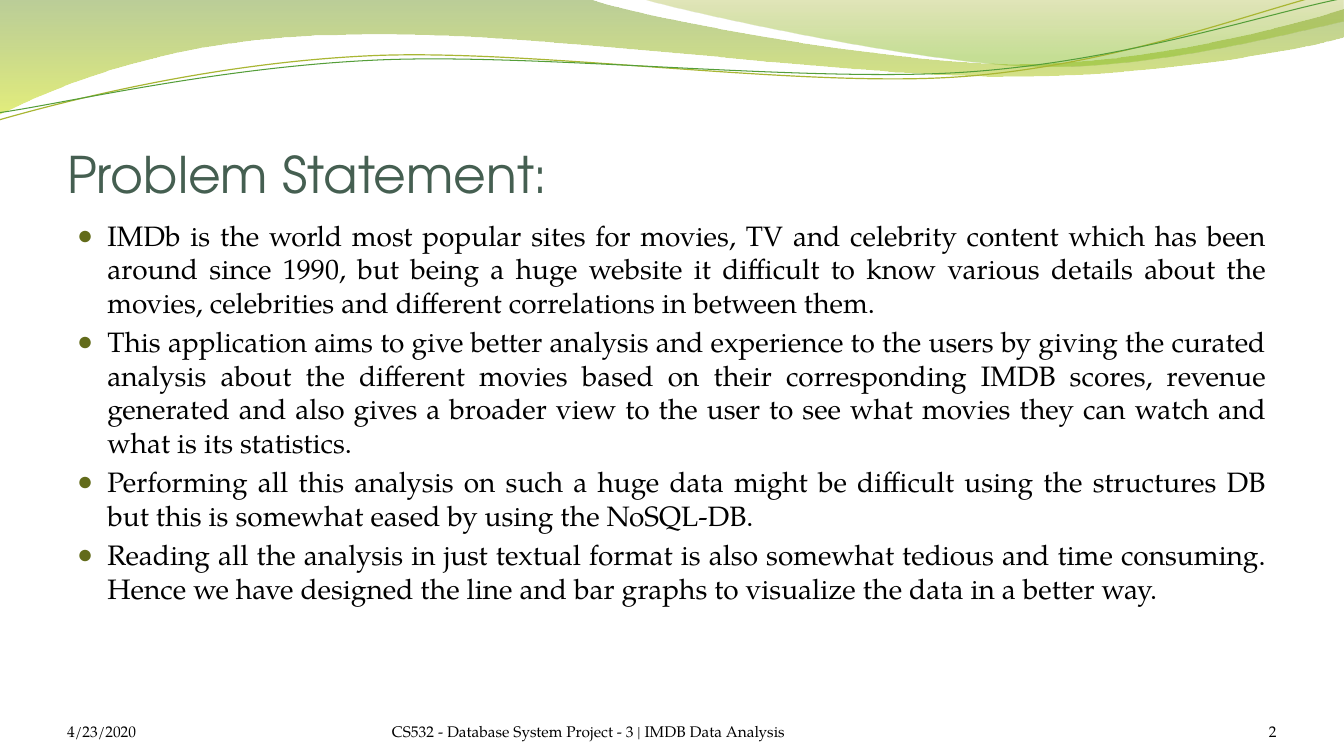
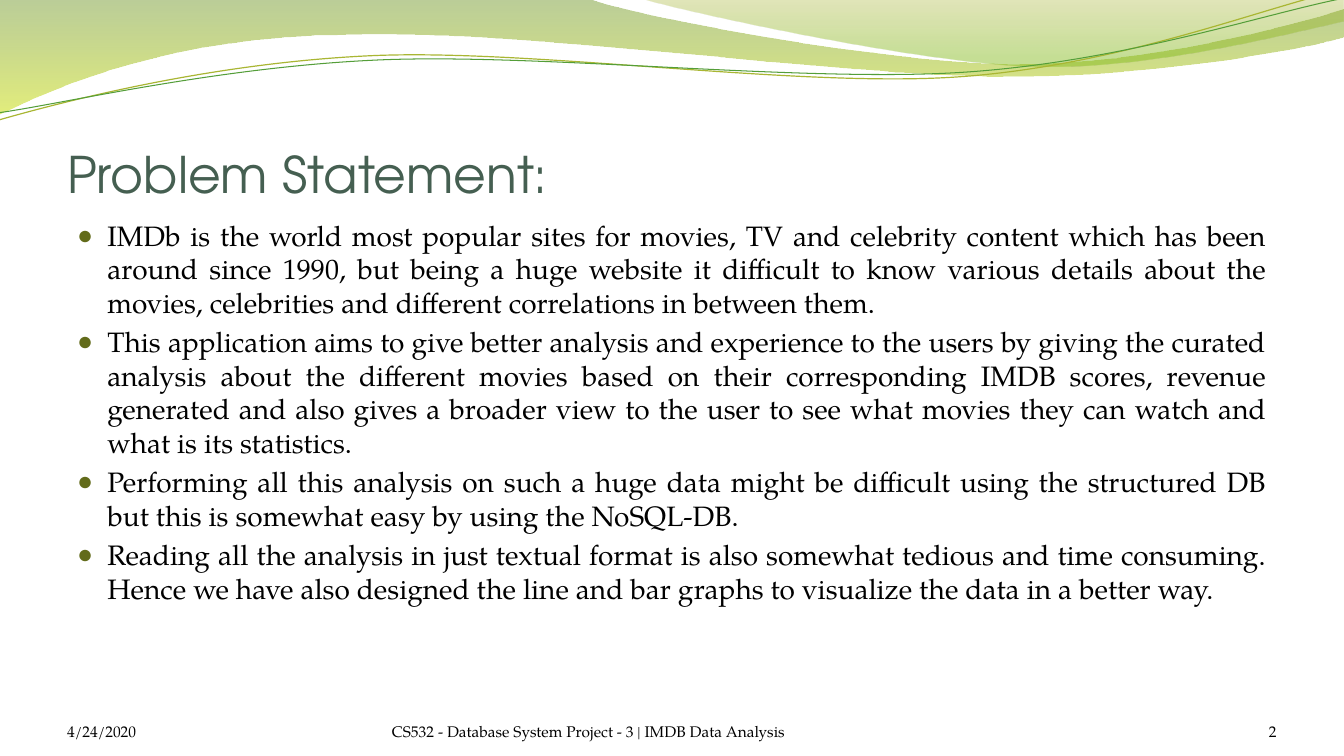
Before and after one commit to satrio-yudhoatmojo/CS532-Database-Systems-Spring-2020, a slide deck: slide 2 of Project-03/docs/saraf-yudhoatmojo_Presentation.pptx. Drawn at 1344x756 pixels with LibreOffice and Linux fonts; fonts in the diff are those of the drawing; background and template pictures are left out. Boxes give left, top, right and bottom in pixels: in the first picture for what was removed or moved away, otherwise in the second. Text is boxed around its words. In the diff, an @@ line names an element or a change of style, - is before the commit and + after.

```diff
--- a/Project-03/docs/saraf-yudhoatmojo_Presentation.pptx
+++ b/Project-03/docs/saraf-yudhoatmojo_Presentation.pptx
@@ text at [107, 471, 1266, 607]: text changed @@
-● Performing all this analysis on such a huge data might be difficult using the structures DB but this is somewhat eased by using the NoSQL-DB.
-● Reading all the analysis in just textual format is also somewhat tedious and time consuming. Hence we have designed the line and bar graphs to visualize the data in a better way.
+● Performing all this analysis on such a huge data might be difficult using the structured DB but this is somewhat easy by using the NoSQL-DB.
+● Reading all the analysis in just textual format is also somewhat tedious and time consuming. Hence we have also designed the line and bar graphs to visualize the data in a better way.
@@ text at [67, 726, 136, 740]: text changed @@
-4/23/2020
+4/24/2020
```
Also in this commit, not shown: 13 other slides changed, 1 slide added.
